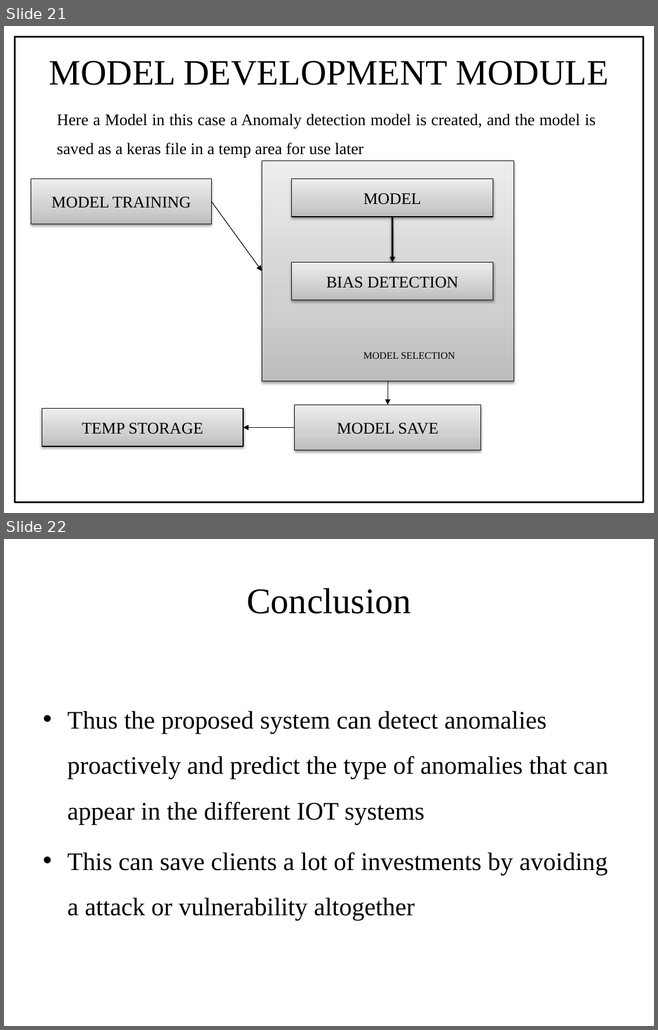
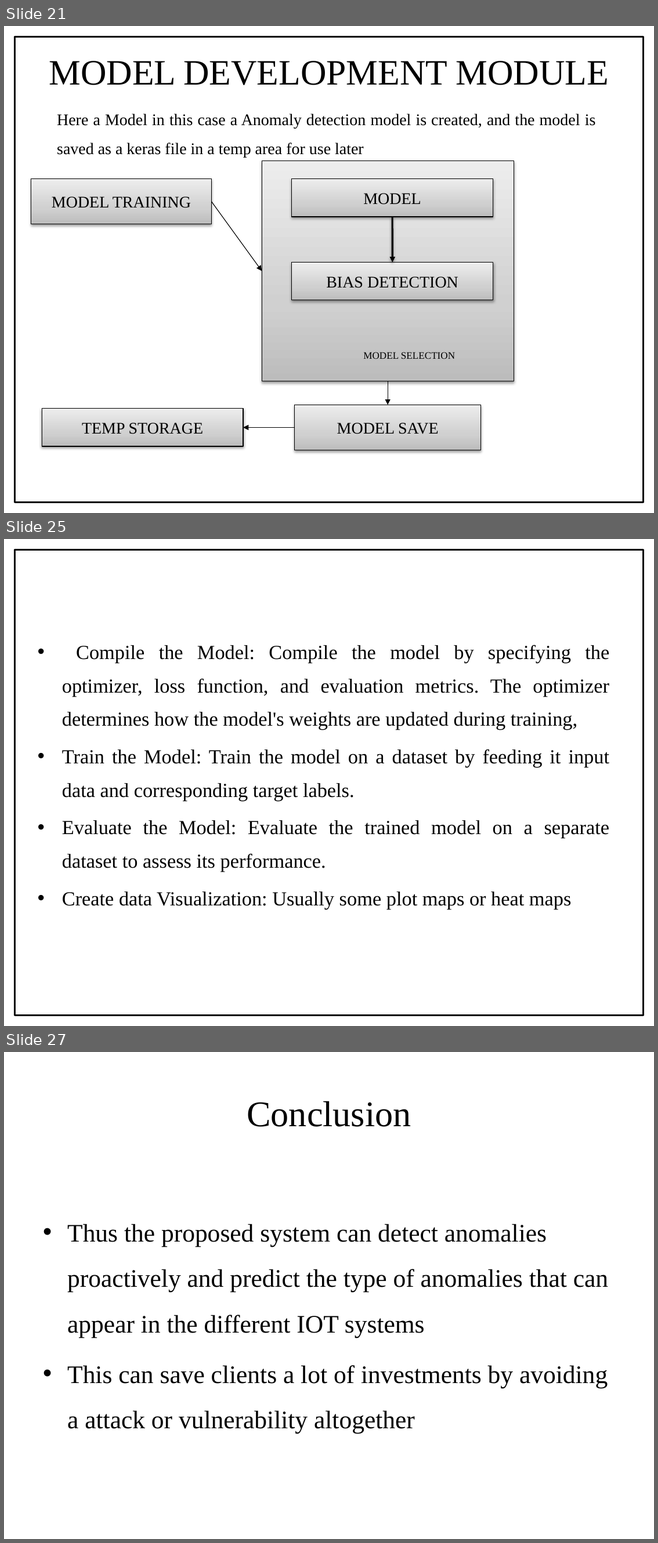
Before and after one commit to Renegadez518/IotSecurityProj, a slide deck: IOTProjreview ppt.pptx. Shown one above the other, each under a label of ours: slides 21 and 22 before the commit, slides 21, 25 and 27 after it; the slides between them are not shown. The pictures are 658x1030 and 658x1543 pixels, drawn with LibreOffice and Linux fonts; fonts in the diff are those of the drawing. Boxes give left, top, right and bottom in pixels: in the first picture for what was removed or moved away, otherwise in the second. Text is boxed around its words. In the diff, an @@ line names an element or a change of style, - is before the commit and + after.

```diff
--- a/IOTProjreview ppt.pptx
+++ b/IOTProjreview ppt.pptx
@@ slide 25 added at box(4, 539, 654, 1026), background #FFFFFF @@
@@ rectangle added at box(15, 550, 643, 1016), outline #000000 2 pt @@
@@ text added at box(62, 645, 610, 910), 22.1 pt, text #000000 @@
+• Compile the Model: Compile the model by specifying the optimizer, loss function, and evaluation metrics. The optimizer determines how the model's weights are updated during training,
+• Train the Model: Train the model on a dataset by feeding it input data and corresponding target labels.
+• Evaluate the Model: Evaluate the trained model on a separate dataset to assess its performance.
+• Create data Visualization: Usually some plot maps or heat maps
@@ what was slide 22 is now slide 27 @@
```
Also in this commit, not shown: 4 other slides added.
